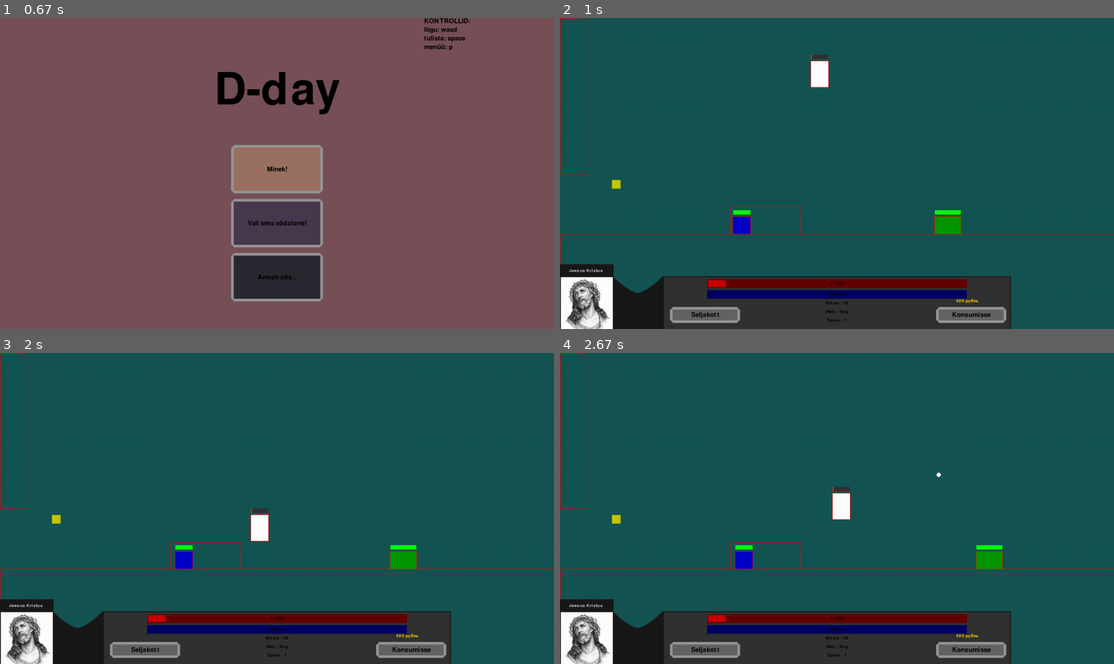
Above: before the commit, frames 1-4 (two rows, left to right).
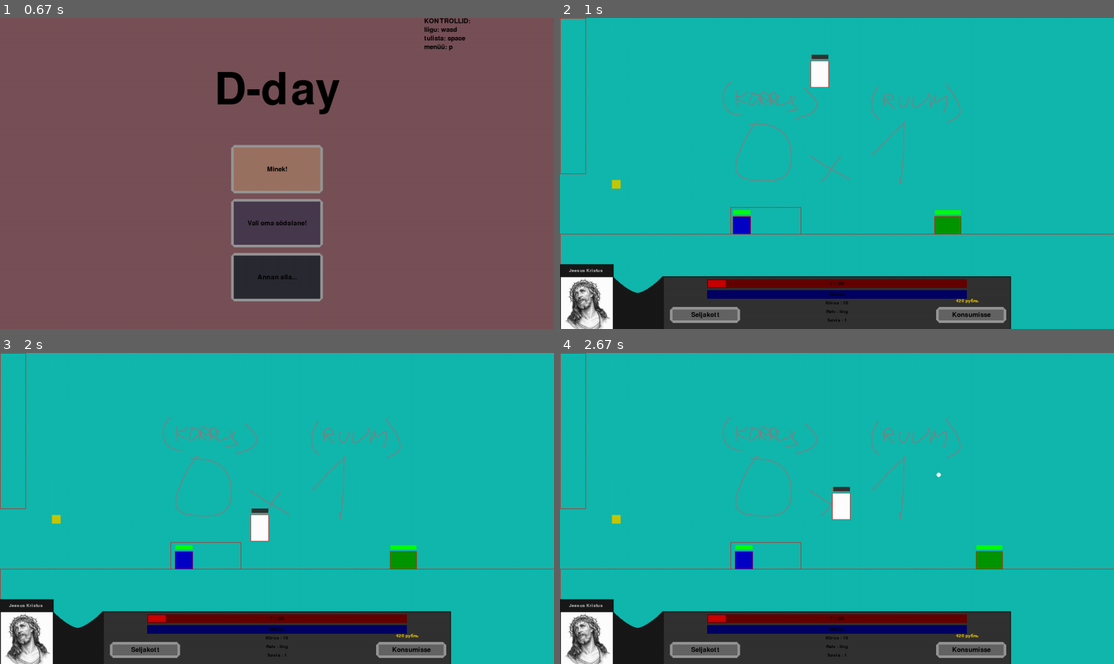
Above: after the commit, the same moments.

Repository: KarupoegPuhh/2020-projekt
Game: pygame game, started from MAIN.py
Two runs of this game, one before a commit and one after it. Both use one fixed random seed, a clock stepped at 60 frames per second and the inputs below.
Inputs (mouse positions are in pixels of both pictures, inside the frame that each line leads up to):
- Up to frame 1 (0.67 s): no input
- Up to frame 2 (1 s): click (814, 185) at 0.88 s
- Up to frame 3 (2 s): hold P 1.17-1.63 s; hold W 1.17-1.63 s; click "Jätkan!" at 1.72 s
- Up to frame 4 (2.67 s): hold W 2-2.47 s; tap Space at 2.07, 2.37, 2.57 s; hold D from 2.5 s (still down)

Frame 1 is identical in both runs. In frame 2, 85% of the frame differs, in the area x 0-100%, y 0-100%; in frame 3, 85%; in frame 4, 85%.

Commit message:
bg pildid, õige muusika filter, ma olen nüüd mängus

Diff:
--- a/abi.py
+++ b/abi.py
@@ -64,6 +64,9 @@
 ott1 = pg.image.load(piltdir+"/ott1.png")
 hennoste = pg.image.load(piltdir+"/hennoste.png")
 hennoste1 = pg.image.load(piltdir+"/hennoste1.png")
+lõngus = pg.image.load(piltdir+"/tolgus.png")
+lõngus1 = pg.image.load(piltdir+"/tolgus1.png")
+
 
 
 
--- a/algus.py
+++ b/algus.py
@@ -3,6 +3,7 @@
 from pygame_init import *
 from abi import *
 from player import *
+from random import randint
 
 mitmes_kord = 0
 tegelane_pilt_menüüs = jeesus1
@@ -74,7 +75,10 @@
         nupp(aken, "Deus Vult!", 96, 460, 200, 100, (150,150,150), (250,250,250), esimene_sõdalane)
         nupp(aken, "Tahan olla camo!", 392, 460, 200, 100, (112,130,56), (162,180,106), teine_sõdalane)
         nupp(aken, "Vidi vini vici", 688, 460, 200, 100, (80,5,94), (130,55,144), kolmas_sõdalane)
-        nupp(aken, "Deus Vult!", 984, 460, 200, 100, (150,150,150), (250,250,250), esimene_sõdalane)
+        a1 = randint(0,255)
+        a2 = randint(0,255)
+        a3 = randint(0,255)
+        nupp(aken, "krdi lõng, aja juuksed maha", 984, 460, 200, 100, (a1, a2, a3), (250,250,250), lõngus_sõdalane)
 
         pg.display.update()
 
@@ -131,3 +135,10 @@
     Player.kangelane_nimi = "Hennoste"
     Player.kangelane_pilt = hennoste
     tegelane_pilt_menüüs = hennoste1
+
+def lõngus_sõdalane():
+    global tegelane_pilt_menüüs
+    Player.kangelane_värv = (255, 0, 128)
+    Player.kangelane_nimi = "lõngus"
+    Player.kangelane_pilt = lõngus
+    tegelane_pilt_menüüs = lõngus1
--- a/ekraanid.py
+++ b/ekraanid.py
@@ -5,12 +5,12 @@
 
 def screenide_loomine():
     return {0:{#korrus
-        -1:[Põrand(-18,1296,500,743)],
-        0:[Põrand(-17,1296,500,738),Põrand(394,556,438,500),Põrand(0,59,0,360)],
-        1:[Põrand(-23,1296,500,740)],
-        2:[Põrand(0,1280,500,720),Põrand(818,1112,0,37),Põrand(194,1081,396,500),Põrand(341,991,303,396),Põrand(513,904,217,303),Põrand(618,818,136,217)],
-        3:[Põrand(153,224,432,503),Põrand(506,576,424,500),Põrand(826,1213,427,500),Põrand(0,1280,500,720)],
-        4:[Põrand(81,168,423,500),Põrand(353,461,409,500),Põrand(933,1037,409,500),Põrand(0,1280,500,720),Põrand(1232,1280,0,500)]
+        0:[Põrand(-18,1296,500,743)],
+        1:[Põrand(-17,1296,500,738),Põrand(394,556,438,500),Põrand(0,59,0,360)],
+        2:[Põrand(-23,1296,500,740)],
+        3:[Põrand(0,1280,500,720),Põrand(818,1112,0,37),Põrand(194,1081,396,500),Põrand(341,991,303,396),Põrand(513,904,217,303),Põrand(618,818,136,217)],
+        4:[Põrand(153,224,432,503),Põrand(506,576,424,500),Põrand(826,1213,427,500),Põrand(0,1280,500,720)],
+        5:[Põrand(81,168,423,500),Põrand(353,461,409,500),Põrand(933,1037,409,500),Põrand(0,1280,500,720),Põrand(1232,1280,0,500)]
         },
         1:{#korrus
         1:[],
@@ -19,14 +19,17 @@
         }
 
 def vastaste_loomine():
-    return {
-        -1:[Vampiir(200, 500, 75, 50, 5, 8, 3, (200,0,0), 300, 0.1), Preester(100, 500, 50, 50, 4, 2, 1, (50,50,50), 2, 3, 0.5)],
-        0:[Jälitaja(400, 500, 40, 40, 5, 10, 1,(0,0,200)), Zombie(860, 500, 60, 40, 3, 10, 5, (0,150,0), 280)],
-        1:[Jälitaja(900, 250, 40, 40, 6, 20, 1,(0,0,200))],
-        2:[Lind(700, 100, 50, 50, 6, 10, 1, (200,200,200), 400, 5, 200)]
+    return {0:{#korrus
+        0:[Vampiir(200, 500, 75, 50, 5, 8, 3, (200,0,0), 300, 0.1), Preester(100, 500, 50, 50, 4, 2, 1, (50,50,50), 2, 3, 0.5)],
+        1:[Jälitaja(400, 500, 40, 40, 5, 10, 1,(0,0,200)), Zombie(860, 500, 60, 40, 3, 10, 5, (0,150,0), 280)],
+        2:[Jälitaja(900, 250, 40, 40, 6, 20, 1,(0,0,200))],
+        3:[Lind(700, 100, 50, 50, 6, 10, 1, (200,200,200), 400, 5, 200)]
+        }
         }
 
 def itemite_loomine():
-    return {0:[Item(120, 395, 20, 20, maailm.kasukas, "Sa leidsid rõivaid!", (200,200,0))],
-            1:[Item(410, 245, 30, 50, maailm.railgun, "Sa leidsid relva!", (191,0,255))]
-            }
+    return {0:{#korrus
+        1:[Item(120, 395, 20, 20, maailm.kasukas, "Sa leidsid rõivaid!", (200,200,0))],
+        2:[Item(410, 245, 30, 50, maailm.railgun, "Sa leidsid relva!", (191,0,255))]
+        }
+        }
--- a/maailm.py
+++ b/maailm.py
@@ -33,7 +33,7 @@
         pg.display.update()
 
 def võit():
-    if len(vastased_ekraanis[1]) == 0 and len(rahad) == 0:
+    if len(vastased_ekraanis[0][1]) == 0 and len(rahad) == 0:
         TextSurf, TextRect = text_objects("VÕIT!", largeText)
         TextRect.center = ((laius // 2), (100))
         aken.blit(TextSurf, TextRect)
@@ -47,7 +47,7 @@
                     quit()
 
             aken.fill((70,70,70))
-            TextSurf, TextRect = text_objects("Sa said hakkama!", largeText)
+            TextSurf, TextRect = text_objects("Sa said hakkama! Kõik hummid on surnd.", largeText)
             TextRect.center = ((laius // 2), (170))
             aken.blit(TextSurf, TextRect)
 
@@ -81,6 +81,11 @@
         TextRect.center = ((520), (100))
         aken.blit(TextSurf, TextRect)
 
+        #ET SAAKS PAUSIST NUPUGA KA ÄRA MINNA AGA SEE EI TÖÖTAND MILLEGIPÄRST
+        #for event in pg.event.get():
+        #    if event.type == pg.KEYDOWN:
+        #        if event.key == pg.K_ESCAPE or event.key == pg.K_p:
+        #            unpause()
 
         nupp(aken, "Jätkan!", 1050, 150, 200, 100, (100,100,100), (15,113,115), unpause)
         nupp(aken, "Varustuse juurde", 1050, 300, 200, 100, (100,100,100), (15,113,115), seljakott)
@@ -135,15 +140,17 @@
     global screenid
     global vastased_ekraanis
     screenid = screenide_loomine()
-    screen = 0
+    screen = 1
     screen_y = 0
     vastased_ekraanis = vastaste_loomine()
     itemid_ekraanis = itemite_loomine()
 
+    #alumine põrand?
     for kor in screenid:
         for scr in screenid[kor]:
-            põrand1 = Põrand(0,laius,500,kõrgus)
-            screenid[kor][scr].append(põrand1)
+            if kor == 0:
+                põrand1 = Põrand(0,laius,500,kõrgus)
+                screenid[kor][scr].append(põrand1)
 
 
     #Et mängjal oleks alguses relv
@@ -164,13 +171,28 @@
     global start
     start = 0
 
+    #taustad
+    nobg = pg.image.load(os.path.dirname(os.path.abspath(__file__))+"/pildid"+"/nobg.png")
+    global bg
+    bg = {}
+    for i in range(1):
+        bg[i] = {}
+        for j in range(6):
+            print(os.path.dirname(os.path.abspath(__file__))+"/pildid"+"/bg"+str(i)+str(j)+".png")
+            bg[i][j] = pg.image.load(os.path.dirname(os.path.abspath(__file__))+"/pildid"+"/bg"+str(i)+str(j)+".png")
+
     def redrawGameWindow():
-        aken.fill((21,85,83))
+        #aken.fill((21,85,83))
+        try:
+            aken.blit(bg[screen_y][screen],(0,0))
+        except:
+            aken.blit(nobg,(0,0))
 
         for prr in põrandad:
             prr.draw()
 
         Tom.draw()
+
         for p1 in vastased:
             p1.draw()
 
@@ -220,8 +242,8 @@
                 return False
         return True
 
-    global esimene_col
-    esimene_col = True
+    #global esimene_col
+    #esimene_col = True
     def collision(x1,x2,y1,y2): #,ex1,ex2,ey1,ey2 VEL LISADA
         global Tom
         global ex1
@@ -317,8 +339,8 @@
             i.player_väljub(Tom)
         #uued platformide objektid
         põrandad = screenid.get(screen_y, {}).get(screen, []) #screenid[screen_y][screen]
-        vastased = vastased_ekraanis.get(screen,[])
-        itemid = itemid_ekraanis.get(screen,[])
+        vastased = vastased_ekraanis.get(screen_y,{}).get(screen, [])
+        itemid = itemid_ekraanis.get(screen_y,{}).get(screen, [])
 
         for i in vastased:
             i.player_siseneb(Tom)
@@ -330,6 +352,7 @@
     global ey1
     ex1 = Tom.x
     ey1 = Tom.y
+
     #main loop
     while True:
         #exit
@@ -544,7 +567,7 @@
             vaheta_ekraani()
 
         #PAUSE MENU
-        if keys[pg.K_p]:
+        if keys[pg.K_p]: #or keys[pg.K_ESCAPE]:
             pause = True
             pos = pg.mixer.music.get_pos()
             pg.mixer.music.stop()
--- a/vastased.py
+++ b/vastased.py
@@ -44,7 +44,7 @@
             self.health = self.max_health
         if self.health <= 0:
             for ugu in range(self.raha):
-                #vars()["r"+str(len(maailm.rahad))] = Raha(self.x,self.y,choice([-1,1]),5/randint(1,10),4/randint(1,10),self.y+self.pikkus) #viimase argumendi peab ära muutma et raha õhku ei spawniks
+                vars()["r"+str(len(maailm.rahad))] = Raha(self.x,self.y,choice([-1,1]),5/randint(1,10),4/randint(1,10),self.y+self.pikkus) #viimase argumendi peab ära muutma et raha õhku ei spawniks
                 maailm.rahad.append(vars()["r"+str(len(maailm.rahad))])
             self.elus = False
             vastane_surm.play()
Binary file added: pildid/bg00.png
Binary file added: pildid/bg01.png
Binary file added: pildid/bg02.png
Binary file added: pildid/bg03.png
Binary file added: pildid/bg04.png
Binary file added: pildid/bg05.png
Binary file added: pildid/bg11.png
Binary file added: pildid/bg12.png
Binary file added: pildid/nobg.png
Binary file added: pildid/tolgus.png
Binary file added: pildid/tolgus1.png
Not shown, added: helid/VANAgame_filt.mp3
(and 2 more such lines)
